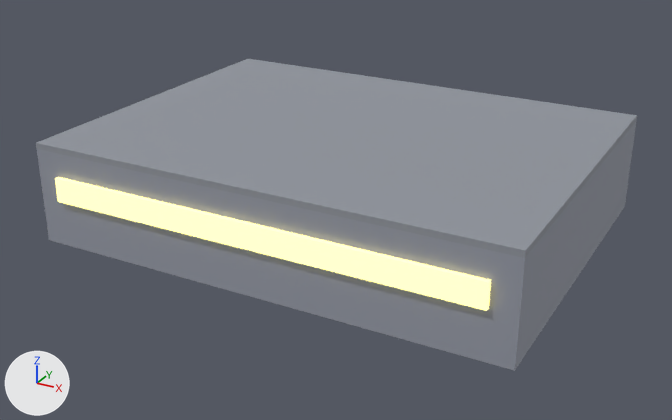
An edit to the glTF model client/public/models/cinema.glb, drawn before and after from the same camera.
Both versions are drawn from a 50 mm camera at (34.3, -64.5, 33.2) aimed at (0.1, -2.4, 2.1). Arrows for +X, +Y and +Z are at lower left; the lights stay in place. The picture after the commit comes second. Where no turn or scale is listed for an object, it has been applied to the vertices. Vertices at exactly the same position are counted once.
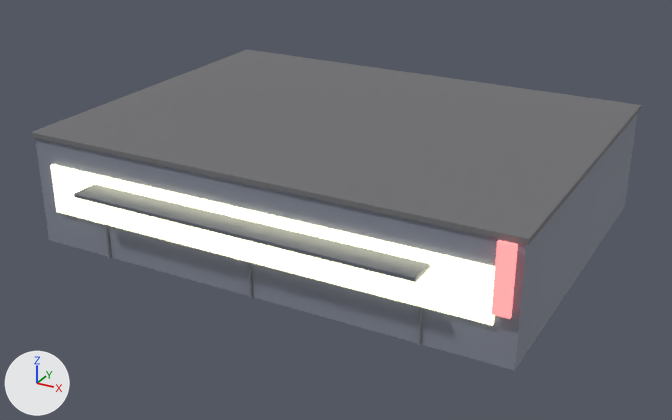
Changed parts and their boxes [x1, y1, x2, y2] in the pictures (672 x 420 px):
'Cube.002', recoloured
    both: [36, 59, 637, 258]
'Cube.006', added
    after: [31, 50, 641, 245]
'Cube.001', recoloured, moved, rescaled (21% taller)
    before: [55, 177, 491, 311]
    after: [50, 164, 495, 326]
'Cube.005', added
    after: [74, 184, 430, 282]
'Cube.007', added (pink)
    after: [492, 240, 518, 319]
'Cylinder', added
    after: [105, 225, 422, 346]
part 1 of me_cube_002, recoloured
    before: [36, 59, 637, 258]

The edits, one by one:
In material 'marquee' (mat_marquee), emission_color goes from (1.0, 0.85, 0.3) (yellow #ffed95) to (1.0, 0.924, 0.598) (beige #fff6cb).
Material 'roof' (mat_roof) changes colour from grey #90959e to grey #6f6f73; in linear values from (0.28, 0.3, 0.34) to (0.16, 0.16, 0.17).
Material 'poster_glass' (mat_poster_glass) is new.
Its base color is (0.1, 0.18, 0.25) (blue #597689).
Its metallic is 0.4.
Its roughness is 0.05.
Material 'post' (mat_post) is new.
Its base color is (0.2, 0.21, 0.23) (grey #7c7e84).
Material 'cinema_sign' (mat_cinema_sign) is new.
Its base color is (0.9, 0.2, 0.2) (pink #f37c7c).
Its roughness is 0.4.
Its emission color is (1.0, 0.222, 0.222) (pink #ff8282).
Its emission strength is 1.35.
Material 'canopy_cinema' (mat_canopy_cinema) is new.
Its base color is (0.18, 0.2, 0.24) (grey #767c86).
Its metallic is 0.4.
Its roughness is 0.4.
me_cube_002 is used by ob_cube_002; location (0.0, 0.0, 8.25); scale (40.0, 30.0, 0.5).
me_cube_002 had 8 vertices, 12 faces and spanned x -0.5..0.5, y -0.5..0.5, z -0.5..0.5.
me_cube_002 now has 24 vertices, 36 faces and spans x -0.5..3.227, y -0.5..0.5, z -0.5..0.5.
me_cube_002 part 1: 12 faces spanning x -0.5..0.5, y -0.5..0.5, z -0.5..0.5 switch from mat_roof (grey #90959e) to mat_poster_glass (blue #597689).
Edits to the shape of me_cube_002 do not show in these pictures.
Mesh me_cylinder is new.
It is an 8-sided cylinder along z spanning x -0.1..0.1, y -0.1..0.1, z -3.0..3.0; an 8-sided cylinder along z spanning x 13.3..13.5, y -0.1..0.1, z -3.0..3.0; an 8-sided cylinder along z spanning x 26.7..26.9, y -0.1..0.1, z -3.0..3.0.
It uses material mat_post (grey #7c7e84).
Mesh me_cube_007 is new.
It is a box spanning x -0.6..0.6, y -0.15..0.15, z -2.5..2.5.
It uses material mat_cinema_sign (pink #f37c7c, glowing pink #ff8282).
Mesh me_cube_006 is new.
It is a box spanning x -20.2..20.2, y -15.2..15.2, z -0.2..0.2.
It uses material mat_roof (grey #6f6f73).
Mesh me_cube_005 is new.
It is a box spanning x -14.0..14.0, y -1.3..1.3, z -0.1..0.1.
It uses material mat_canopy_cinema (grey #767c86).
Object 'Cube.001' (ob_cube_001) moves from (0.0, -15.2, 5.0) to (0.0, -15.15, 5.0).
Object 'Cube.001' (ob_cube_001) is rescaled from (36.0, 0.4, 2.0) to (36.8, 0.3, 4.0).
Object 'Cylinder' (ob_cylinder) is new; it shows me_cylinder.
Its location is (-13.4, -15.1, 3.0).
Object 'Cube.007' (ob_cube_007) is new; it shows me_cube_007.
Its location is (19.0, -15.5, 6.5).
Object 'Cube.006' (ob_cube_006) is new; it shows me_cube_006.
Its location is (0.0, 0.0, 9.2).
Object 'Cube.005' (ob_cube_005) is new; it shows me_cube_005.
Its location is (0.0, -16.2, 6.12).
